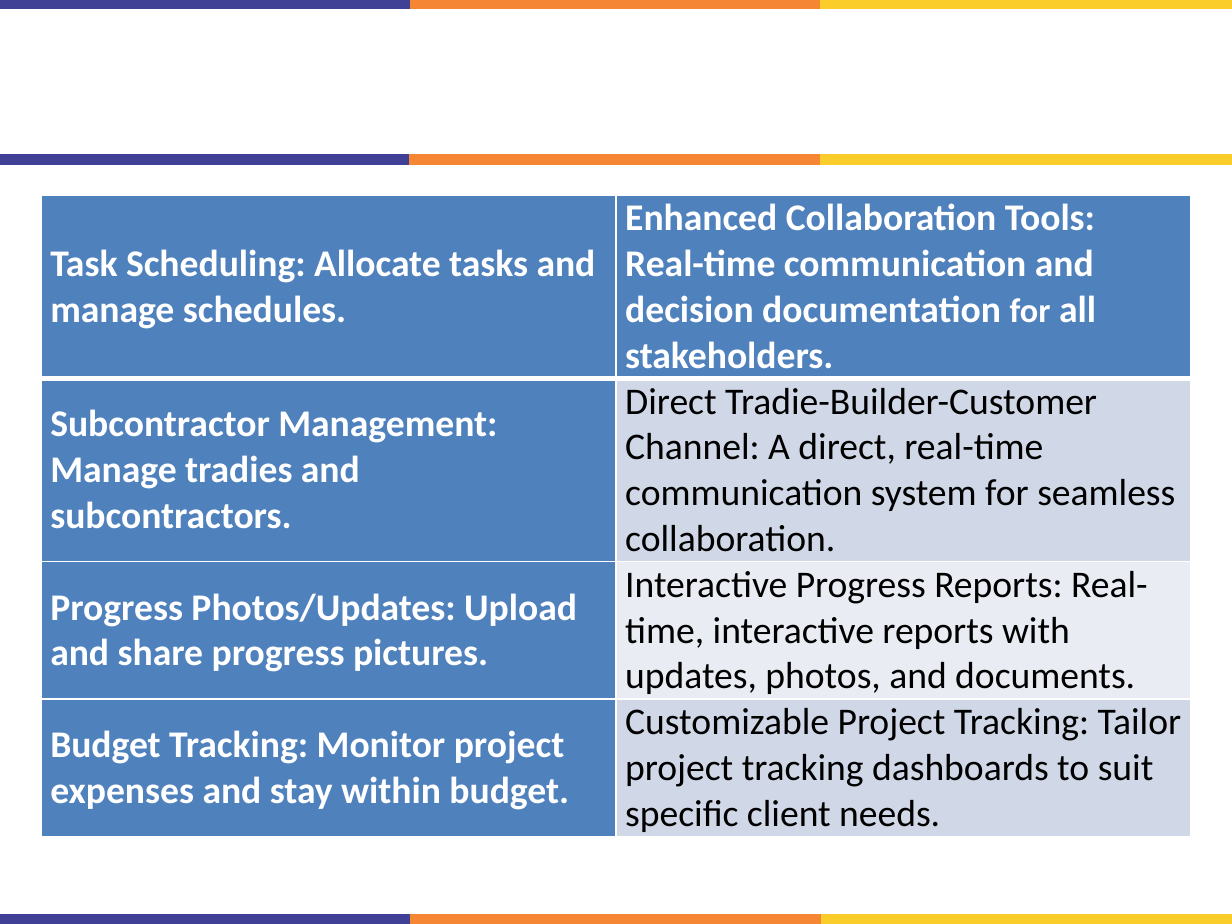
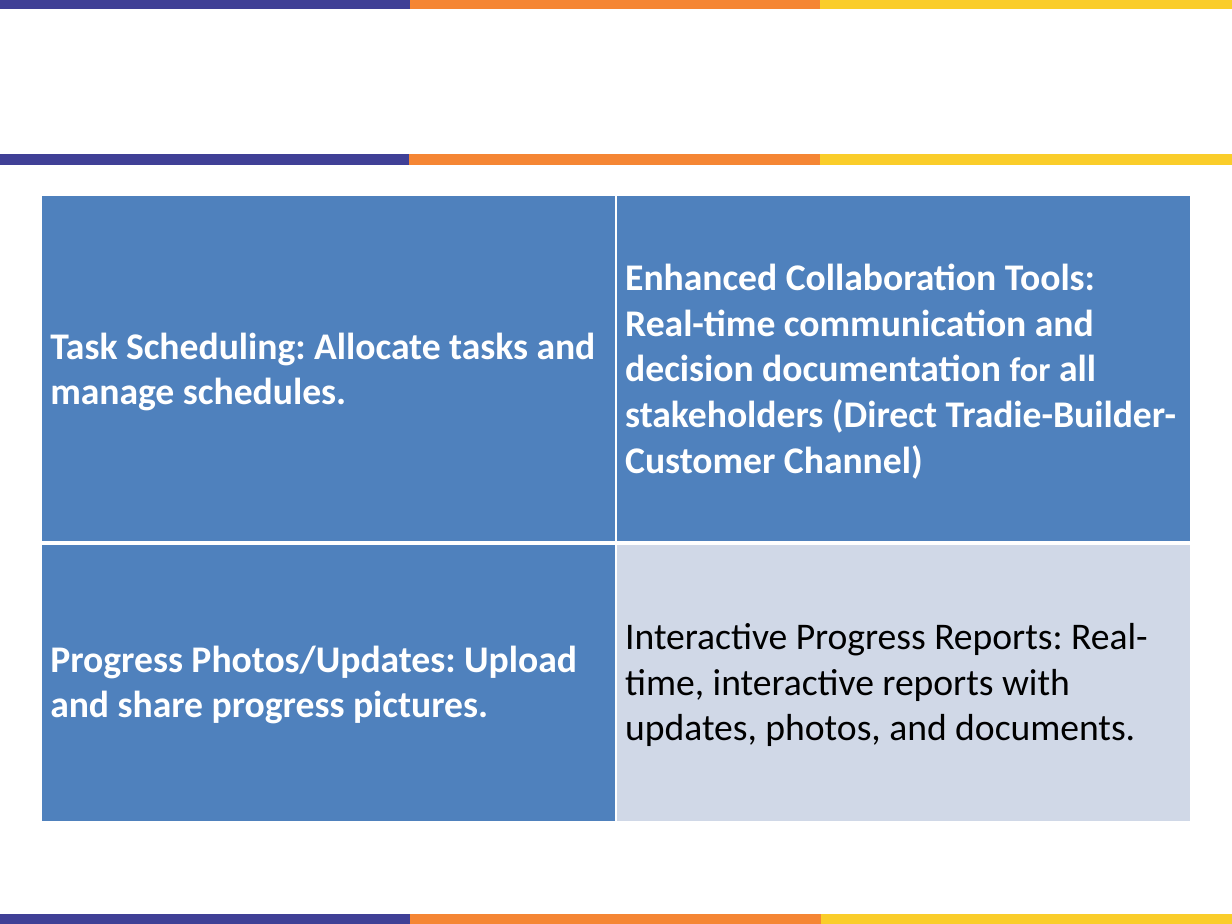
Before and after one commit to engineershoaibakhter/University-Courses, a slide deck: slide 7 of My 7th Semester/FYP/FYP PPT.pptx. Drawn at 1232x924 pixels with LibreOffice and Linux fonts; fonts in the diff are those of the drawing. Boxes give left, top, right and bottom in pixels: in the first picture for what was removed or moved away, otherwise in the second. Text is boxed around its words. In the diff, an @@ line names an element or a change of style, - is before the commit and + after.

```diff
--- a/My 7th Semester/FYP/FYP PPT.pptx
+++ b/My 7th Semester/FYP/FYP PPT.pptx
@@ table at [41, 195, 1191, 821] @@
-row 1: Task Scheduling: Allocate tasks and manage schedules. | Enhanced Collaboration Tools: Real-time communication and decision documentation for all stakeholders.
-row 2: Subcontractor Management: Manage tradies and subcontractors. | Direct Tradie-Builder-Customer Channel: A direct, real-time communication system for seamless collaboration.
+row 1: Task Scheduling: Allocate tasks and manage schedules. | Enhanced Collaboration Tools: Real-time communication and decision documentation for all stakeholders (Direct Tradie-Builder-Customer Channel)
-row 4: Budget Tracking: Monitor project expenses and stay within budget. | Customizable Project Tracking: Tailor project tracking dashboards to suit specific client needs.
```
Also in this commit, not shown: 9 other slides changed, 1 other file.
